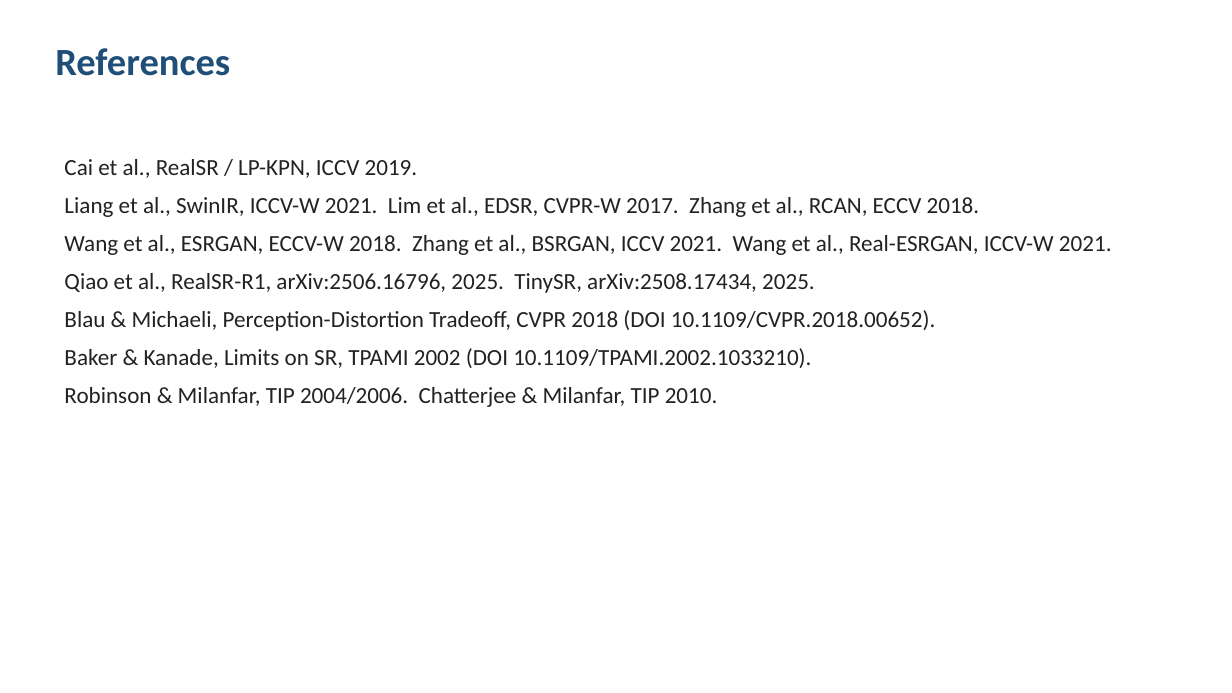
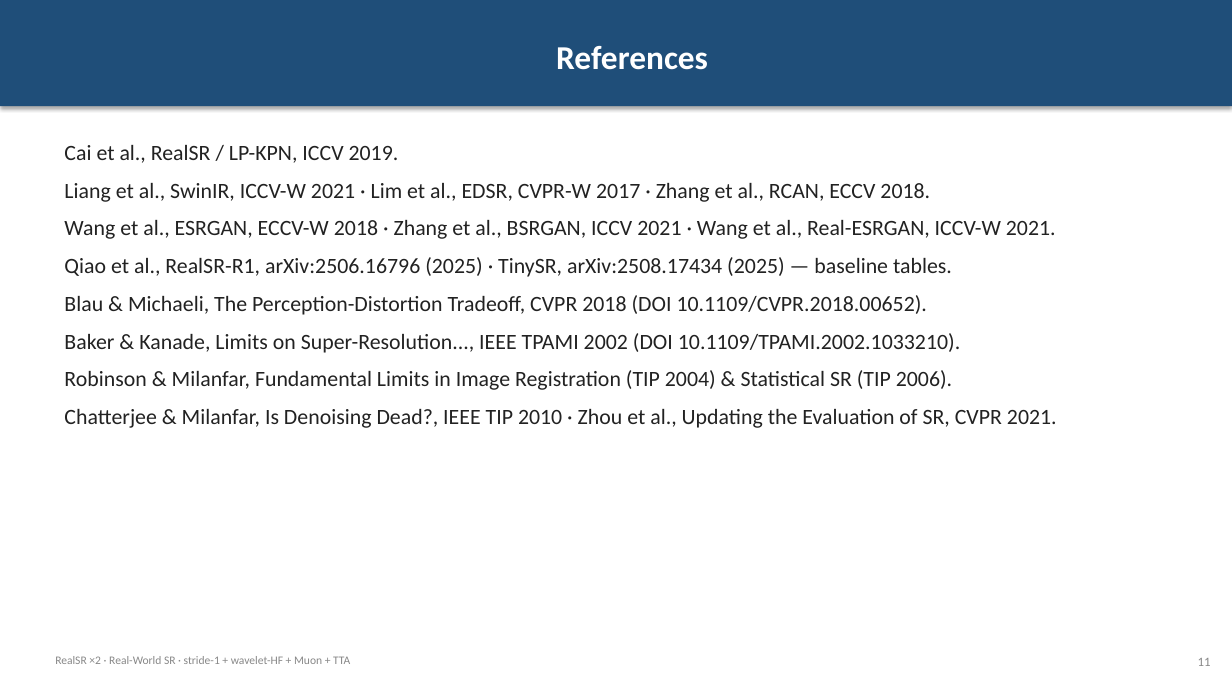
Before and after one commit to KiritoFD/SwinIR-refine, a slide deck: slide 12 of docs/slides.pptx (slide 11 before the commit). Drawn at 1232x693 pixels with LibreOffice and Linux fonts; fonts in the diff are those of the drawing. Boxes give left, top, right and bottom in pixels: in the first picture for what was removed or moved away, otherwise in the second. Text is boxed around its words. In the diff, an @@ line names an element or a change of style, - is before the commit and + after.

```diff
--- a/docs/slides.pptx
+++ b/docs/slides.pptx
@@ rectangle "References" resized from (x1=55, y1=48, x2=230, y2=76) to (x1=0, y1=0, x2=1232, y2=106) @@
@@ rectangle "References" at (x1=0, y1=0, x2=1232, y2=106): size 30 to 26 pt, text colour #1F4E79 to #FFFFFF; alignment left to centre; vertical alignment top to middle; fill none to #1F4E79; shadow on @@
@@ text "Cai et al., RealSR / ..." moved from (x1=64, y1=159, x2=1112, y2=407) to (x1=64, y1=145, x2=1057, y2=428) @@
@@ text at (x1=64, y1=145, x2=399, y2=163): size 18 to 17 pt in "Cai et al., RealSR / LP-KPN, ICCV ..."; more space between paragraphs @@
@@ text at (x1=64, y1=183, x2=1057, y2=428): text changed; size 18 to 17 pt @@
-Liang et al., SwinIR, ICCV-W 2021. Lim et al., EDSR, CVPR-W 2017. Zhang et al., RCAN, ECCV 2018.
-Wang et al., ESRGAN, ECCV-W 2018. Zhang et al., BSRGAN, ICCV 2021. Wang et al., Real-ESRGAN, ICCV-W 2021.
-Qiao et al., RealSR-R1, arXiv:2506.16796, 2025. TinySR, arXiv:2508.17434, 2025.
-Blau & Michaeli, Perception-Distortion Tradeoff, CVPR 2018 (DOI 10.1109/CVPR.2018.00652).
-Baker & Kanade, Limits on SR, TPAMI 2002 (DOI 10.1109/TPAMI.2002.1033210).
-Robinson & Milanfar, TIP 2004/2006. Chatterjee & Milanfar, TIP 2010.
+Liang et al., SwinIR, ICCV-W 2021 · Lim et al., EDSR, CVPR-W 2017 · Zhang et al., RCAN, ECCV 2018.
+Wang et al., ESRGAN, ECCV-W 2018 · Zhang et al., BSRGAN, ICCV 2021 · Wang et al., Real-ESRGAN, ICCV-W 2021.
+Qiao et al., RealSR-R1, arXiv:2506.16796 (2025) · TinySR, arXiv:2508.17434 (2025) — baseline tables.
+Blau & Michaeli, The Perception-Distortion Tradeoff, CVPR 2018 (DOI 10.1109/CVPR.2018.00652).
+Baker & Kanade, Limits on Super-Resolution..., IEEE TPAMI 2002 (DOI 10.1109/TPAMI.2002.1033210).
+Robinson & Milanfar, Fundamental Limits in Image Registration (TIP 2004) & Statistical SR (TIP 2006).
+Chatterjee & Milanfar, Is Denoising Dead?, IEEE TIP 2010 · Zhou et al., Updating the Evaluation of SR, CVPR 2021.
@@ text added at (x1=55, y1=656, x2=350, y2=664), 9 pt, text #888888 @@
+RealSR ×2 · Real-World SR · stride-1 + wavelet-HF + Muon + TTA
@@ text added at (x1=1198, y1=658, x2=1211, y2=666), 10 pt, text #888888 @@
+11
```
Also in this commit, not shown: 5 other slides changed, 6 slides added, 5 slides removed, 7 other files.
